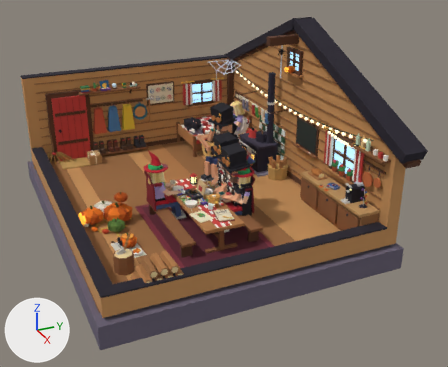
Renders of the glTF model public/models/hut.glb from each side of a commit.
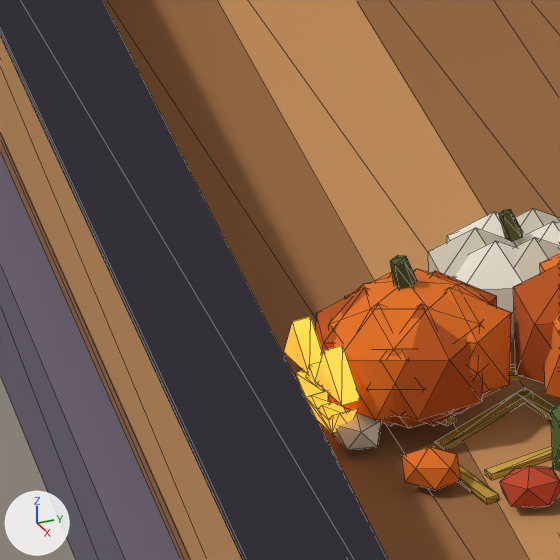
The first picture shows the older version from a 50 mm lens placed at (15.8, -5.95, 8.09), pointed at (1.03, 0.7, 0.71). The close-ups show the older and then the newer version on the part from 10% to 24% of the width and 48% to 65% of the height of that picture. Only the edits that show in the close-ups are written down. The axes (+X, +Y, +Z) are drawn at lower left. The lights are the same throughout. The close-ups show mesh edges as thin lines. Where no turn or scale is listed for an object, it has been applied to the vertices. Vertices at exactly the same position are counted once.

In view in the first close-up: 'hut_heap.001', 'hut_heap_jack.001', 'room'.
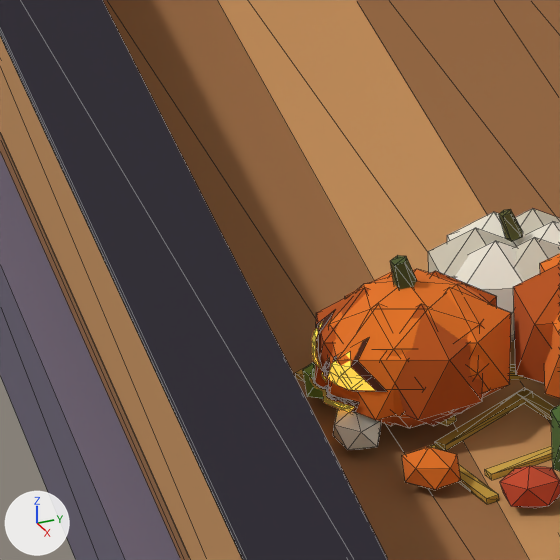
Where the change shows, as pixel boxes [x1, y1, x2, y2] in the close-ups (560 x 560 px):
'hut_heap_jack.001', reshaped (11% narrower)
    before: [284, 255, 511, 433]
    after: [310, 255, 511, 428]
part 1 of me_hut_heap_jack, rebuilt
    before: [296, 370, 358, 433]
    after: [310, 378, 354, 413]
part 2 of me_hut_heap_jack, added
    after: [313, 365, 359, 413]
part 3 of me_hut_heap_jack, cut back
    before: [284, 317, 360, 405]
    after: [312, 310, 387, 392]

Edits to the bpy script that builds the scene:
```text
Add mat_c_4a1c08:
    mat_c_4a1c08 = principled_material('c_4a1c08')
    mat_c_4a1c08.base_color = (0.0685, 0.0116, 0.00243)  # brown #4a1c08
    mat_c_4a1c08.roughness = 1.0
Change me_hut_heap_jack:
    used by ob_hut_heap_jack_001; location = (0.545, -3.031, 0.0)
    remove me_hut_heap_jack.from_pydata(...)  # 162 vertices, 276 faces; spans x -0.301..0.301, y -0.363..0.293, z 0.0..0.546
    add me_hut_heap_jack.from_pydata(...)  # 346 vertices, 526 faces; spans x -0.301..0.301, y -0.306..0.293, z 0.0..0.546
    me_hut_heap_jack part 1: the loose piece of 20 vertices spanning x -0.106..0.22, y -0.343..-0.221, z 0.072..0.176 is rebuilt with 81 vertices and now spans x -0.086..0.193, y -0.306..-0.211, z 0.101..0.173
    me_hut_heap_jack part 2: a new loose piece of 81 vertices spanning x -0.106..0.207, y -0.299..-0.182, z 0.088..0.192, in mat_c_4a1c08 (brown #4a1c08)
    me_hut_heap_jack part 3
    18 vertices are removed from x -0.154..0.272, y -0.363..-0.22, z 0.218..0.371
    24 faces are deleted
    60 vertices are added at x -0.168..0.243, y -0.296..-0.135, z 0.214..0.371
    27 new faces join them, mat_c_4a1c08 (brown #4a1c08)
    27 new faces join them, mat_glow_ffb640 (orange #ffb640, glowing orange #ffb640)
    add me_hut_heap_jack.materials.append(mat_c_4a1c08)  # brown #4a1c08
```
